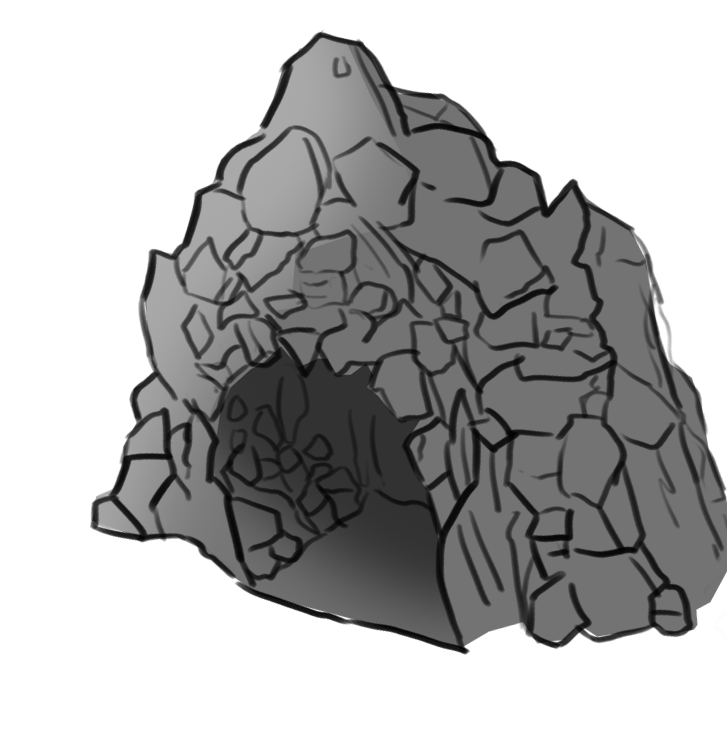
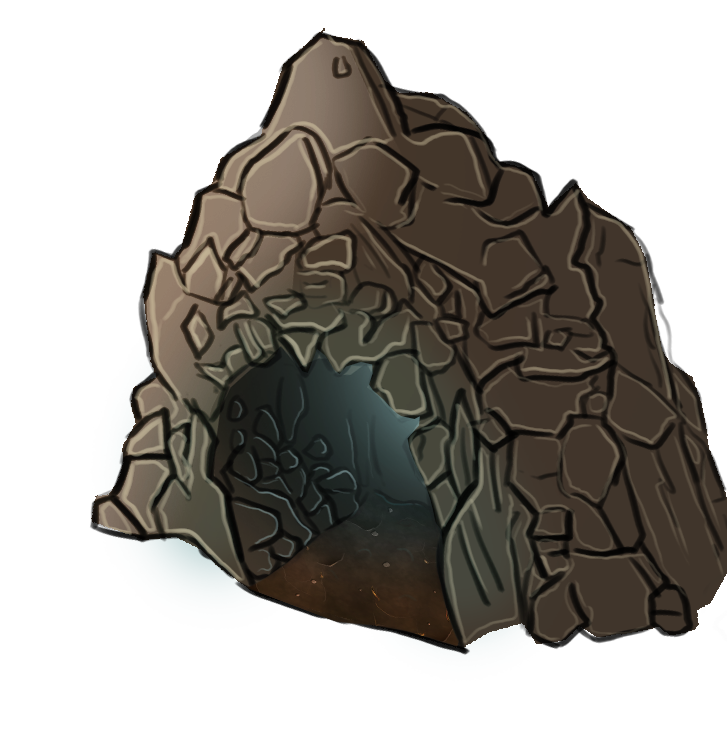
Revision of a layered 727px x 733px image; what changed, layer by layer:
added layer "Rock MC copie" (77%) above "Rock MC" over (245, 491, 459, 647)
added layer "Rock MC" (luminosity, 77%) above "Calque 13" over (245, 490, 459, 647)
added layer "Calque 13" (soft light, 67%) above "Calque 12" over (91, 220, 595, 667)
added layer "Calque 12" above "Calque 11" over (233, 385, 442, 606)
added layer "Calque 11" above "Calque 10" over (213, 346, 457, 648)
added layer "Calque 10" (color, 51%) above "Calque 9" over (209, 346, 458, 649)
added layer "Calque 9" above "Calque 8" over (99, 35, 724, 645)
added layer "Calque 8" (overlay, 40%) above "Calque 7" over (91, 28, 727, 649)
added layer "Calque 7" (overlay) above "Calque 4" over (91, 28, 727, 649)
